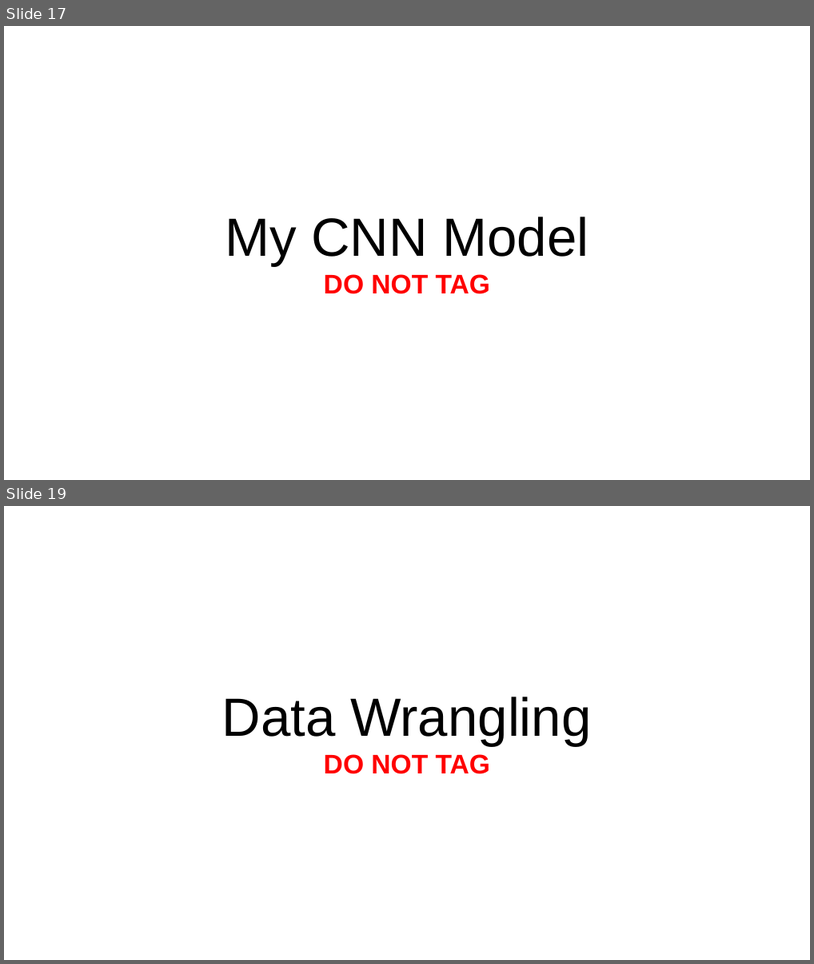
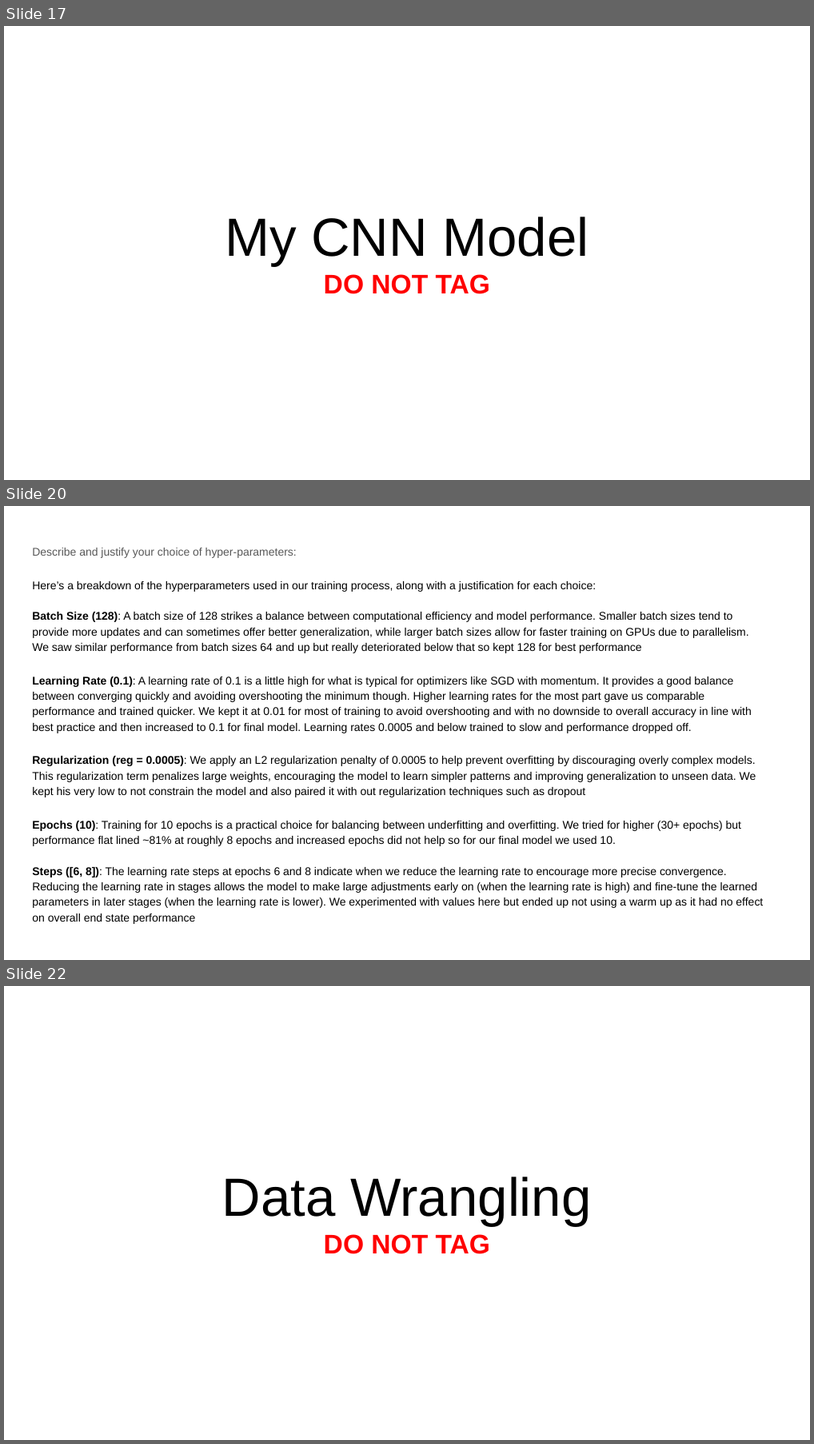
Before and after one commit to mccarvik/georgia_tech, a slide deck: deep_learning/2_assign/assignment2/report-template-a2 - McCarville.pptx. Shown one above the other, each under a label of ours: slides 17 and 19 before the commit, slides 17, 20 and 22 after it; the slides between them are not shown. The pictures are 814x964 and 814x1444 pixels, drawn with LibreOffice and Linux fonts; fonts in the diff are those of the drawing. Boxes give left, top, right and bottom in pixels: in the first picture for what was removed or moved away, otherwise in the second. Text is boxed around its words. In the diff, an @@ line names an element or a change of style, - is before the commit and + after.

```diff
--- a/deep_learning/2_assign/assignment2/report-template-a2 - McCarville.pptx
+++ b/deep_learning/2_assign/assignment2/report-template-a2 - McCarville.pptx
@@ slide 20 added at <box>4,506,810,960</box>, background #FFFFFF @@
@@ text added at <box>32,548,763,924</box>, 10 pt, text #000000 @@
+Describe and justify your choice of hyper-parameters:
+Here’s a breakdown of the hyperparameters used in our training process, along with a justification for each choice:
+Batch Size (128): A batch size of 128 strikes a balance between computational efficiency and model performance. Smaller batch sizes tend to provide more updates and can sometimes offer better generalization, while larger batch sizes allow for faster training on GPUs due to parallelism. We saw similar performance from batch sizes 64 and up but really deteriorated below that so kept 128 for best performance
+Learning Rate (0.1): A learning rate of 0.1 is a little high for what is typical for optimizers like SGD with momentum. It provides a good balance between converging quickly and avoiding overshooting the minimum though. Higher learning rates for the most part gave us comparable performance and trained quicker. We kept it at 0.01 for most of training to avoid overshooting and with no downside to overall accuracy in line with best practice and then increased to 0.1 for final model. Learning rates 0.0005 and below trained to slow and performance dropped off.
+Regularization (reg = 0.0005): We apply an L2 regularization penalty of 0.0005 to help prevent overfitting by discouraging overly complex models. This regularization term penalizes large weights, encouraging the model to learn simpler patterns and improving generalization to unseen data. We kept his very low to not constrain the model and also paired it with out regularization techniques such as dropout
+Epochs (10): Training for 10 epochs is a practical choice for balancing between underfitting and overfitting. We tried for higher (30+ epochs) but performance flat lined ~81% at roughly 8 epochs and increased epochs did not help so for our final model we used 10.
+Steps ([6, 8]): The learning rate steps at epochs 6 and 8 indicate when we reduce the learning rate to encourage more precise convergence. Reducing the learning rate in stages allows the model to make large adjustments early on (when the learning rate is high) and fine-tune the learned parameters in later stages (when the learning rate is lower). We experimented with values here but ended up not using a warm up as it had no effect on overall end state performance
@@ what was slide 19 is now slide 22 @@
```
Also in this commit, not shown: 4 slides changed, 4 other slides added, 1 slide removed, 7 other files.
